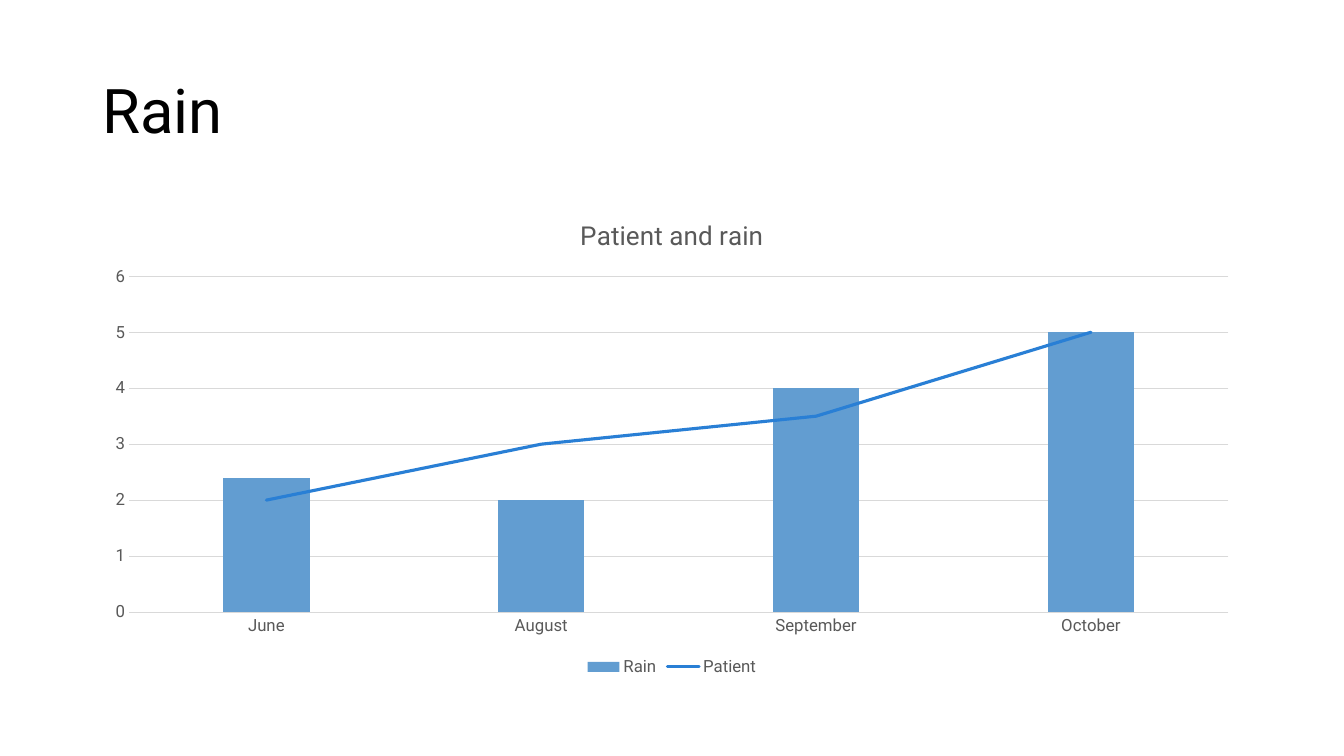
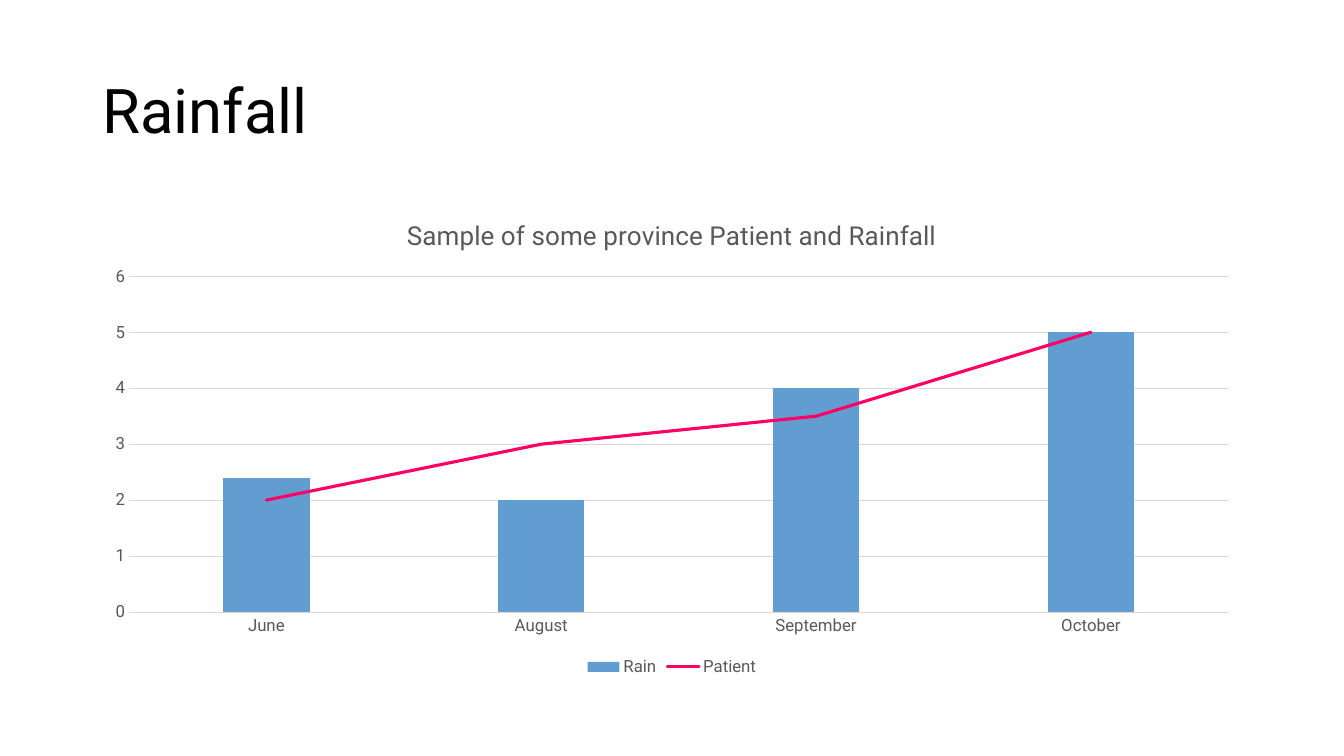
Before and after one commit to Phophism/python_project, a slide deck: slide 5 of Presentation.pptx (slide 3 before the commit). Drawn at 1344x756 pixels with LibreOffice and Linux fonts; fonts in the diff are those of the drawing. Boxes give left, top, right and bottom in pixels: in the first picture for what was removed or moved away, otherwise in the second. Text is boxed around its words. In the diff, an @@ line names an element or a change of style, - is before the commit and + after.

```diff
--- a/Presentation.pptx
+++ b/Presentation.pptx
@@ title at bbox=[102, 86, 307, 134]: text changed @@
-Rain
+Rainfall
@@ column chart at bbox=[93, 202, 1252, 682] @@
@@ title "Patient and rain " to "Sample of some province Patient and Rainfall " @@
@@ colour of Patient #297FD5 to #FF0066 @@
```
Also in this commit, not shown: 10 other slides changed, 3 slides added, 3 slides removed.
